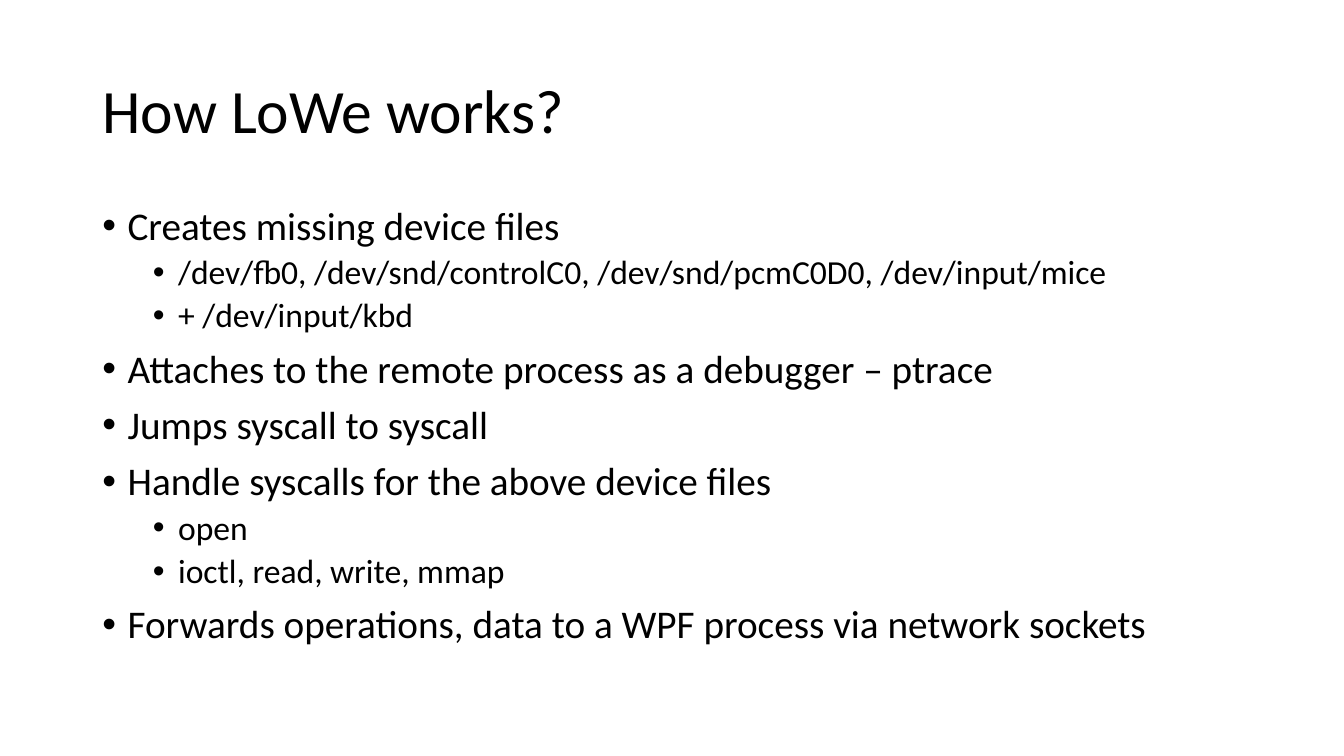
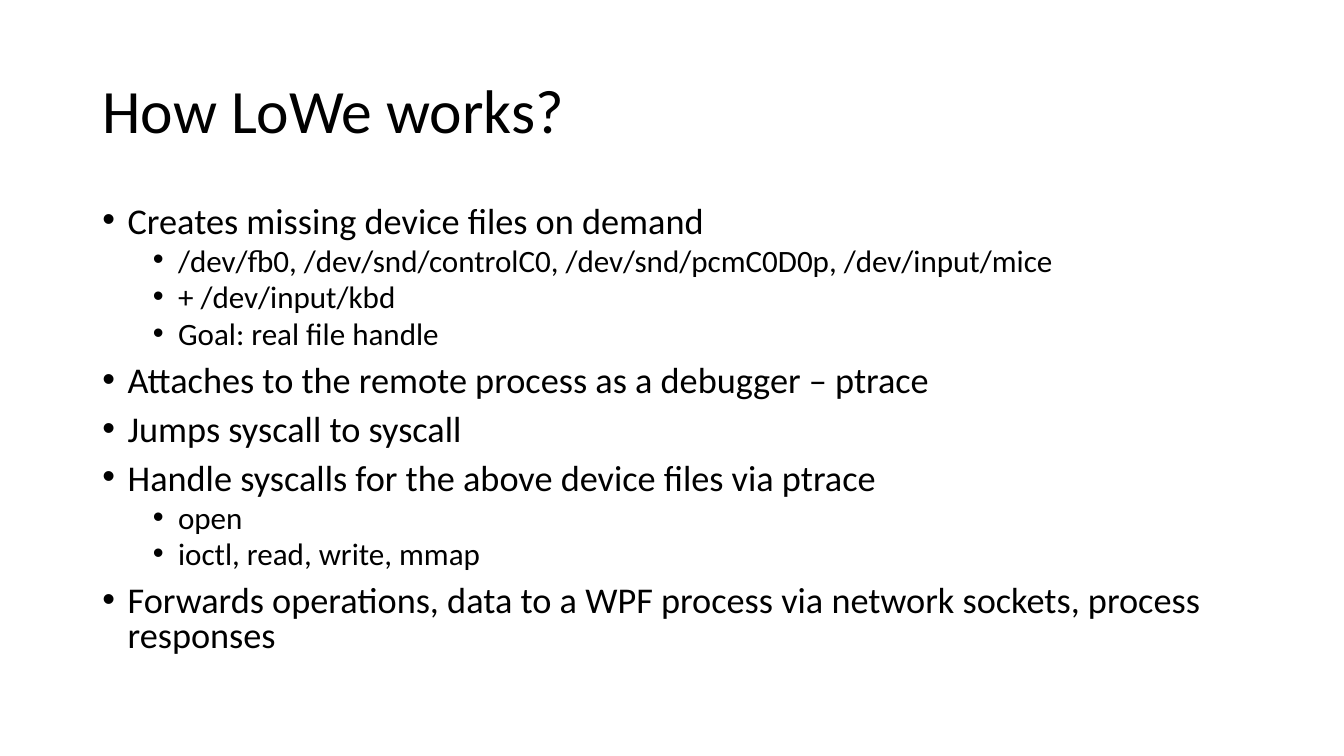
Before and after one commit to kpocza/LoWe, a slide deck: slide 16 of talks/entdev170222/EntDev170222_MSLovesLinux.pptx. Drawn at 1344x756 pixels with LibreOffice and Linux fonts; fonts in the diff are those of the drawing. Boxes give left, top, right and bottom in pixels: in the first picture for what was removed or moved away, otherwise in the second. Text is boxed around its words. In the diff, an @@ line names an element or a change of style, - is before the commit and + after.

Commit message:
Text paste support, updates to pptx

```diff
--- a/talks/entdev170222/EntDev170222_MSLovesLinux.pptx
+++ b/talks/entdev170222/EntDev170222_MSLovesLinux.pptx
@@ text at box(128, 208, 1053, 277): text changed; size 24 to 22.2 pt @@
-• Creates missing device files
-  • /dev/fb0, /dev/snd/controlC0, /dev/snd/pcmC0D0, /dev/input/mice
+• Creates missing device files on demand
+  • /dev/fb0, /dev/snd/controlC0, /dev/snd/pcmC0D0p, /dev/input/mice
@@ text at box(128, 286, 929, 570): size 24 to 22.2 pt in "+ /dev/input/kbd", "open", "ioctl, read, write, mmap"; size 28 to 25.9 pt in "Attaches to the remote process as a ...", "Jumps syscall to syscall"; line spacing 0.9 to 0.8 @@
@@ text at box(178, 323, 438, 346): paragraph added @@
+  • Goal: real file handle
@@ text at box(128, 465, 876, 497): text changed; size 28 to 25.9 pt @@
-• Handle syscalls for the above device files
+• Handle syscalls for the above device files via ptrace
@@ text at box(128, 587, 1200, 654): text changed; size 28 to 25.9 pt @@
-• Forwards operations, data to a WPF process via network sockets
+• Forwards operations, data to a WPF process via network sockets, process responses
```
Also in this commit, not shown: 9 other slides changed, 5 other files.
